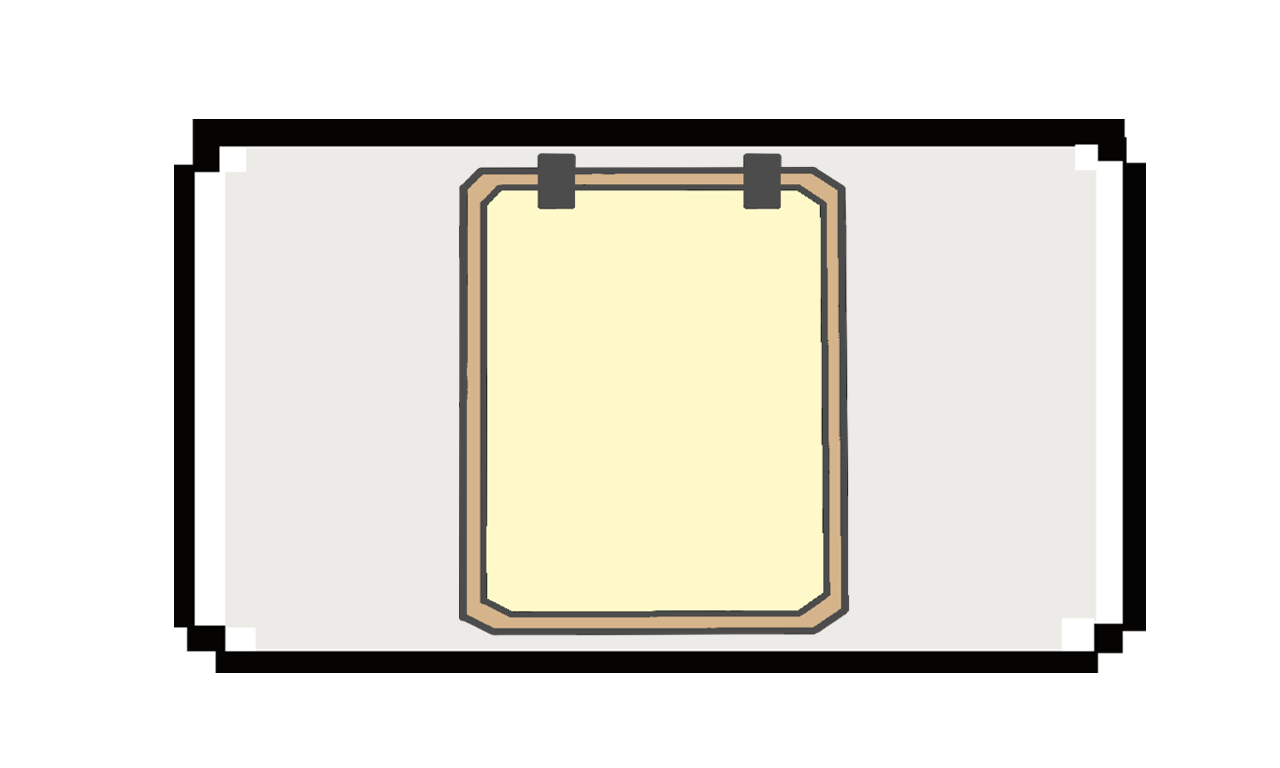
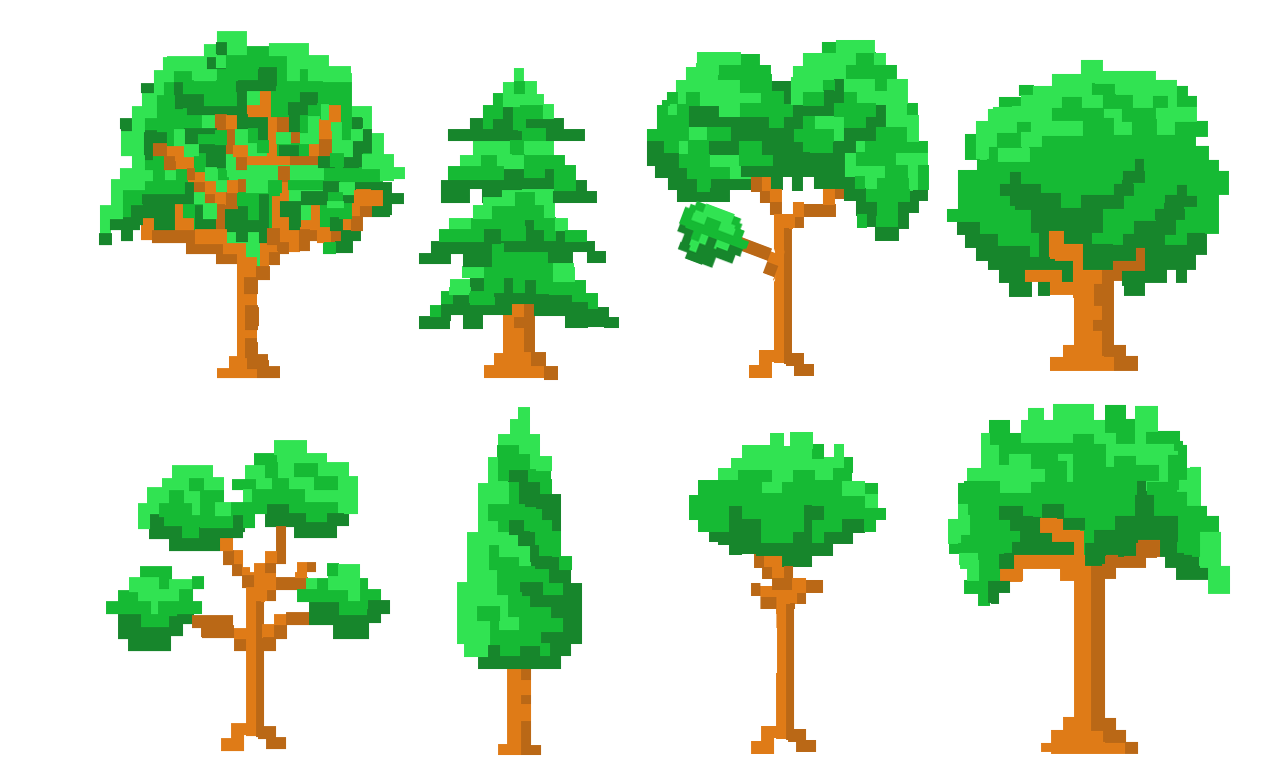
The second 1280x768 image is a revision of the first. Changes to its layers:
hid "note", painted on it over [408, 147, 1231, 659]
hid "laptop" over [128, 64, 1152, 704]
showed "Paint Layer 1", painted on it over [98, 31, 1231, 756]
